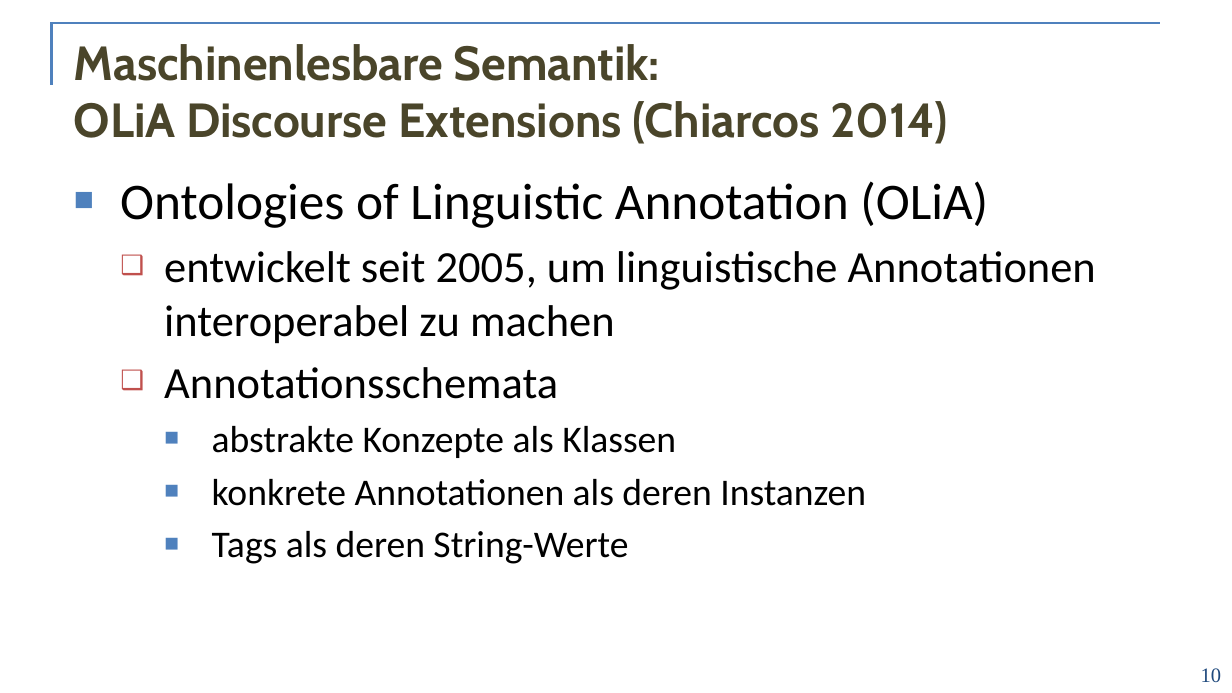
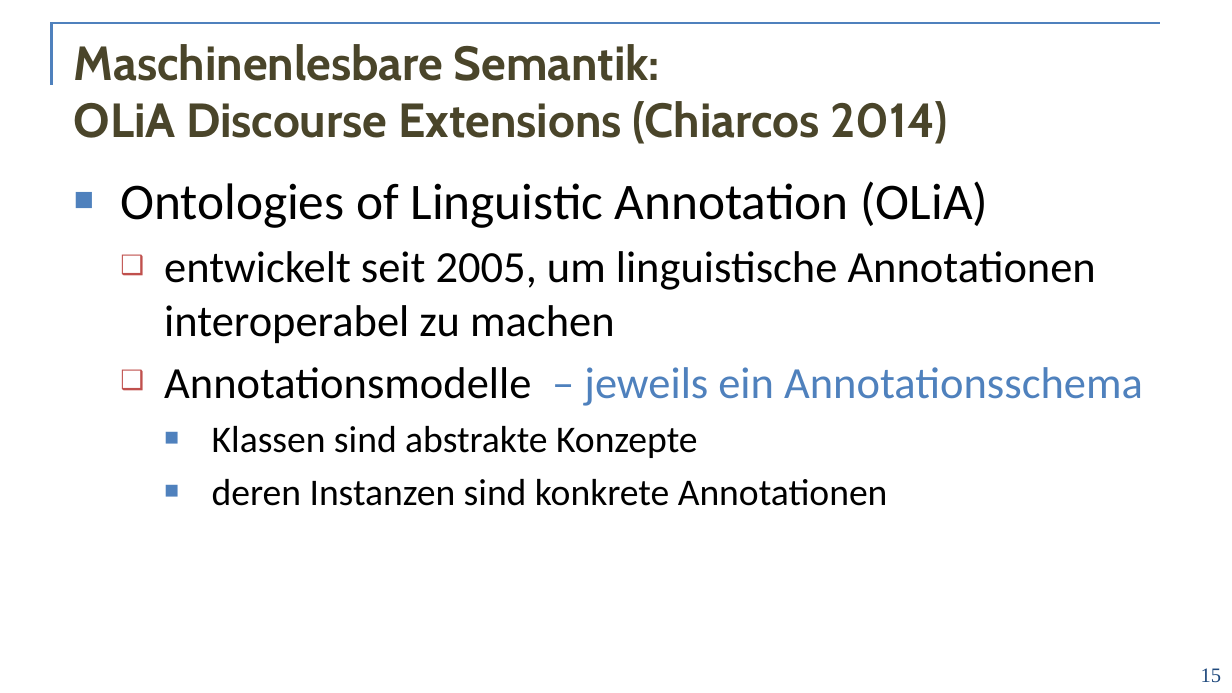
Before and after one commit to acoli-repo/rdf4discourse, a slide deck: slide 15 of doc/vortrag.pptx (slide 10 before the commit). Drawn at 1232x693 pixels with LibreOffice and Linux fonts; fonts in the diff are those of the drawing; background and template pictures are left out. Boxes give left, top, right and bottom in pixels: in the first picture for what was removed or moved away, otherwise in the second. Text is boxed around its words. In the diff, an @@ line names an element or a change of style, - is before the commit and + after.

```diff
--- a/doc/vortrag.pptx
+++ b/doc/vortrag.pptx
@@ text at [164, 367, 1143, 506]: text changed @@
-  ❑ Annotationsschemata
-    ■ abstrakte Konzepte als Klassen
-    ■ konkrete Annotationen als deren Instanzen
-    ■ Tags als deren String-Werte
+  ❑ Annotationsmodelle – jeweils ein Annotationsschema
+    ■ Klassen sind abstrakte Konzepte
+    ■ deren Instanzen sind konkrete Annotationen
@@ page number at [1201, 668, 1221, 683]: text changed @@
-10
+15
```
Also in this commit, not shown: 27 other slides changed, 28 slides added, 31 slides removed, 2 other files.
